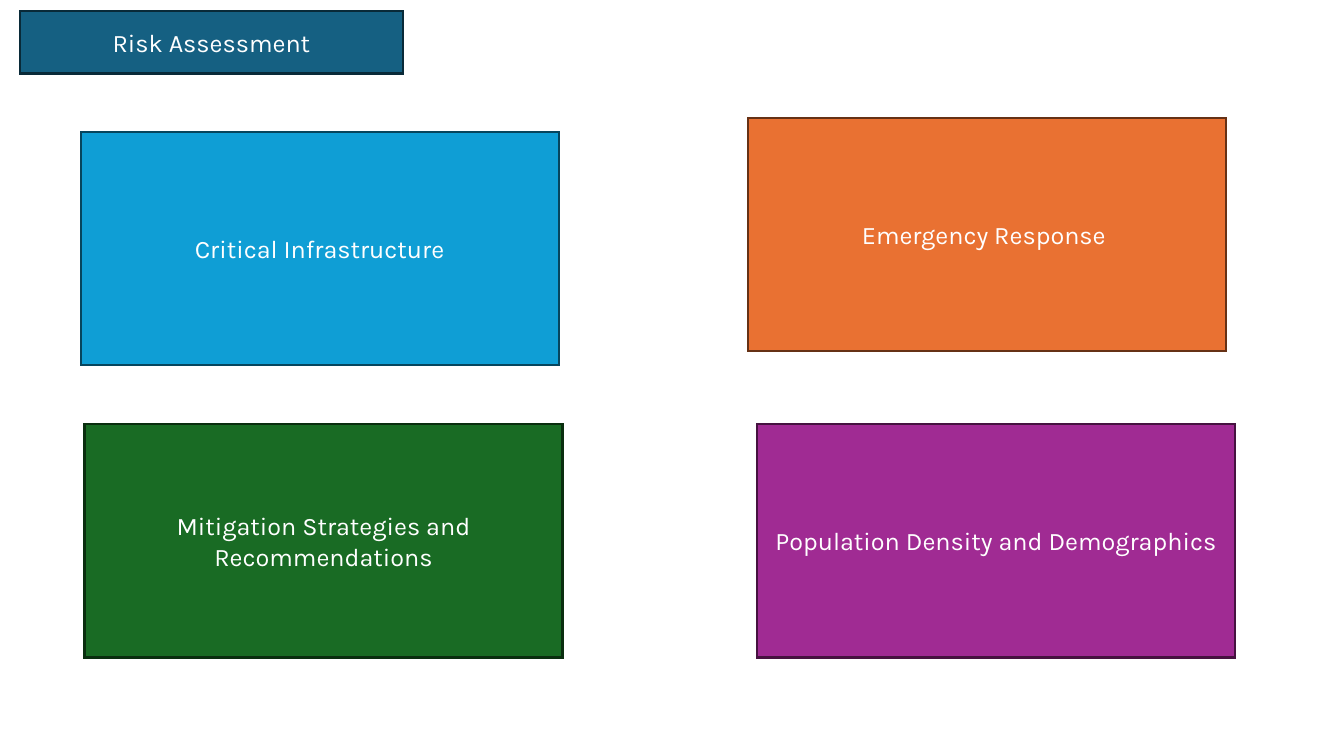
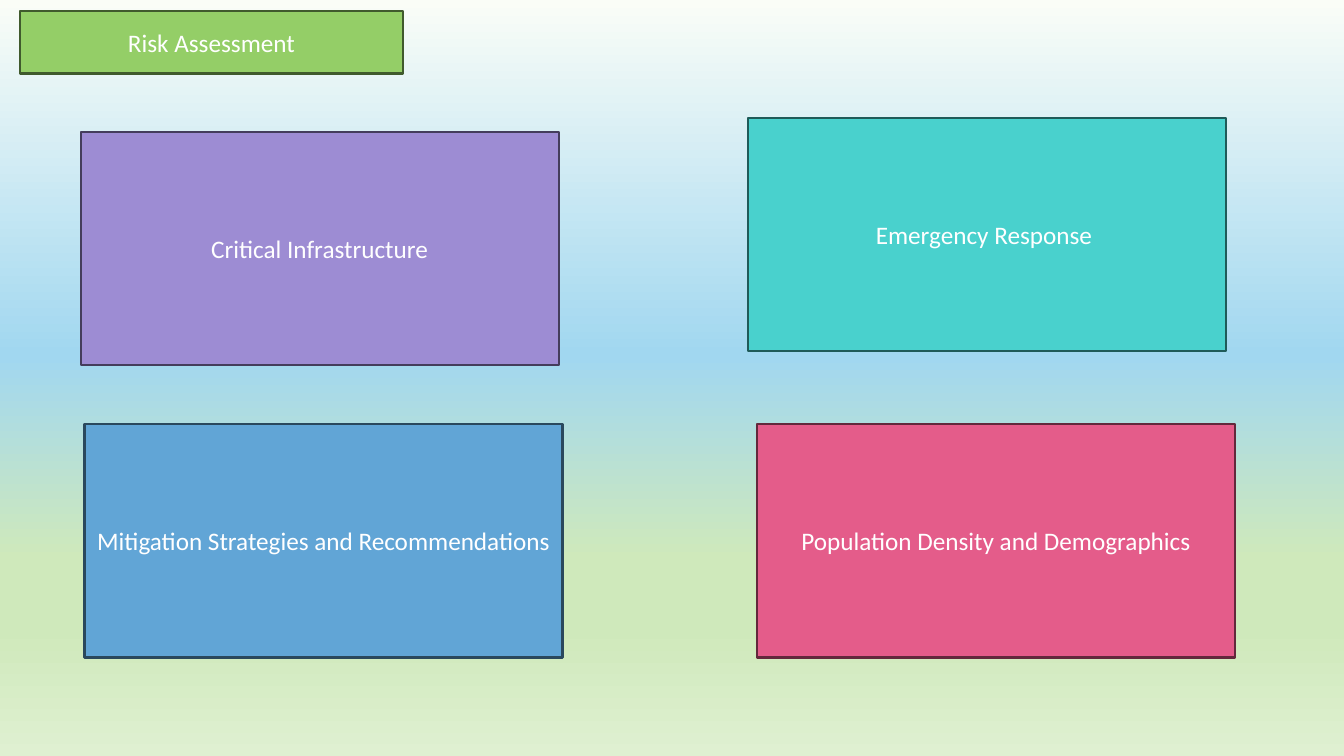
Before and after one commit to isouravsharma/QDA, a slide deck: slide 2 of AI_TEST/Presentation1.pptx. Drawn at 1344x756 pixels with LibreOffice and Linux fonts; fonts in the diff are those of the drawing; background and template pictures are left out. Boxes give left, top, right and bottom in pixels: in the first picture for what was removed or moved away, otherwise in the second. Text is boxed around its words. In the diff, an @@ line names an element or a change of style, - is before the commit and + after.

```diff
--- a/AI_TEST/Presentation1.pptx
+++ b/AI_TEST/Presentation1.pptx
@@ background #FFFFFF to picture (left out) @@
@@ rectangle "Risk Assessment" at <box>20,11,403,74</box>: font Karla to Calibri; fill #156082 to #94CE67; outline #092A39 1.5 pt to #415A2D 1.5 pt @@
@@ rectangle "Emergency Response" at <box>748,118,1226,351</box>: font Karla to Calibri; fill #E97132 to #49D1CD; outline #663216 1.5 pt to #205C5A 1.5 pt @@
@@ rectangle "Critical Infrastructure" at <box>81,132,559,365</box>: font Karla to Calibri; fill #0F9ED5 to #9D8CD3; outline #07455D 1.5 pt to #453D5C 1.5 pt @@
@@ rectangle "Mitigation Strategies and Recommendations" at <box>85,424,563,657</box>: font Karla to Calibri; fill #196B24 to #61A5D6; outline #0B2F10 1.5 pt to #2B485E 1.5 pt @@
@@ rectangle "Population Density and Demographics" at <box>757,424,1235,657</box>: font Karla to Calibri; fill #A02B93 to #E45C8A; outline #461340 1.5 pt to #64283C 1.5 pt @@
```
Also in this commit, not shown: 3 other slides changed, 2 slides added, 8 other files.
